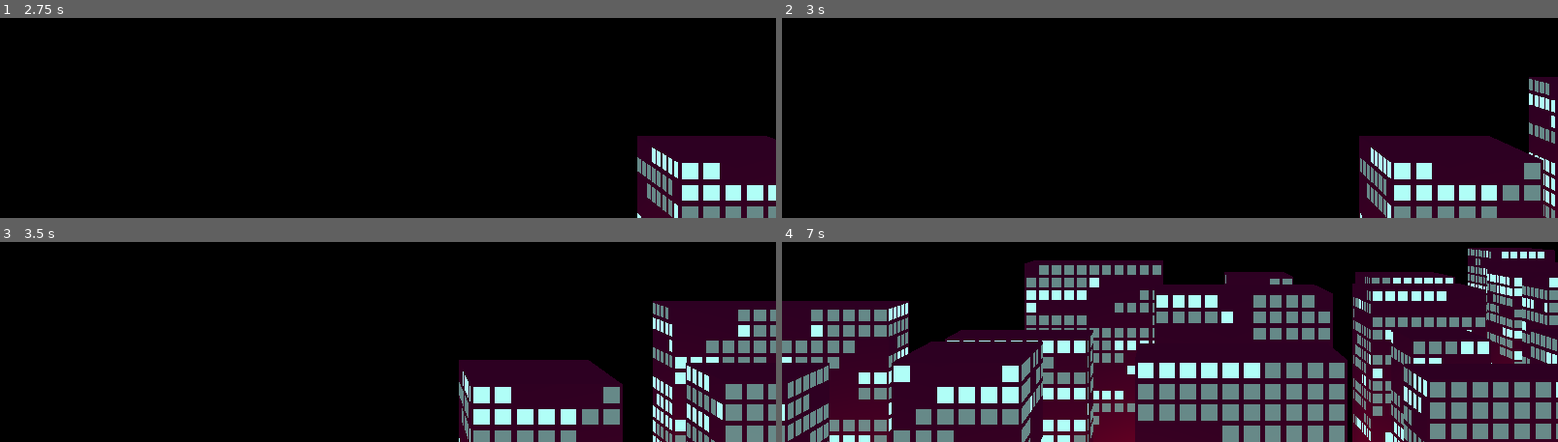
Above: before the commit, frames 1-4 (two rows, left to right).
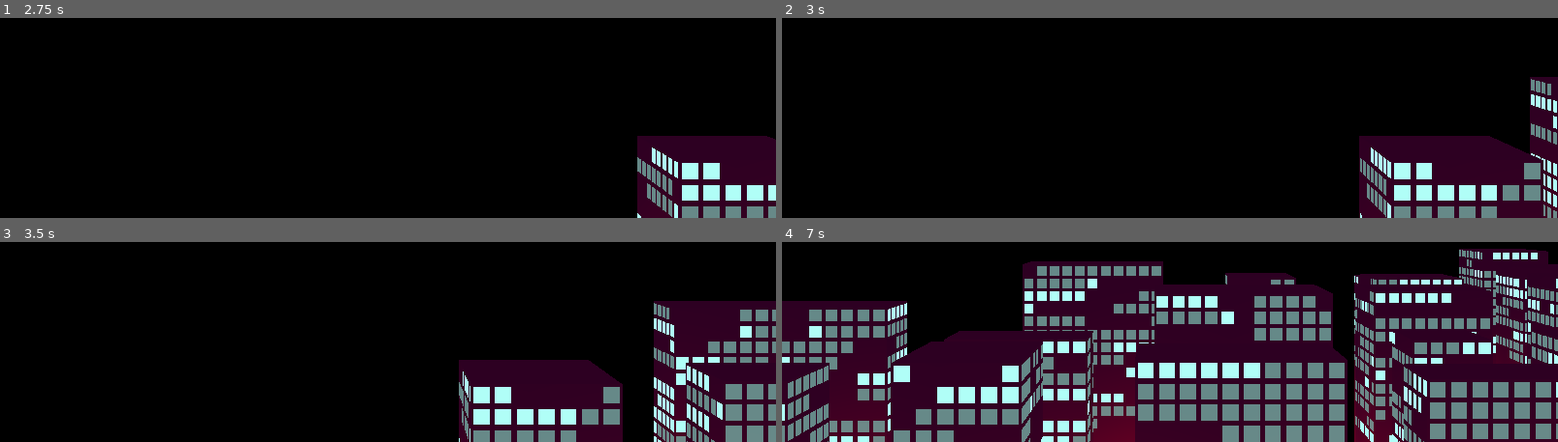
Above: after the commit, the same moments.

Repository: CluckeyMcCormick/ncg2
Game: Godot game, scene res://Main.tscn
The game is run twice, just before and just after one commit, with the same random seed, the same clock (stepped at 60 frames per second) and the same inputs.
Inputs:
- Up to frame 1 (2.75 s): tap Enter at 0.5, 2 s; tap Space at 1.25 s
- Up to frame 2 (3 s): no input
- Up to frame 3 (3.5 s): no input
- Up to frame 4 (7 s): no input

Frame 1 is identical in both runs. In frame 2, 0.6% of the frame differs, in the area x 96-100%, y 29-100%; in frame 3, 1.1%; in frame 4, 9.1%, in the area x 0-100%, y 2-100%.

Commit message:
Improve the debug meshes in SledLane
Previously, the debug mesh we created to demonstrate the properties of
each SledLane consisted of a singular, white, untextured block. The
block was effectively square, each side be equivalent to the max
possible hypotenuse of any possible building. The block was
arbitrarily set to be 5 tall.

This information was not useful. It really wasn't. I needed a way to
see the minimums and maximums. Heights, widths, depths, the whole of
it. And I needed a way to distinguish all the information.

So now there are three separate debug meshes. They are textured to
help gauge scale and are colored to help separate them. The tallest
shows maximum possible height and minimum width-depth. The next shows
minimum height and maximum width-depth. The final is a flat plane to
show the aformentioned hypotenuse-square. That represents the maximum
possible footprint for a building IF it is rotated.

With this visual information I was able to make much more informed
positioning decisions - I moved some of the lanes around and was happy
with the overall result.

Diff:
--- a/Main.tscn
+++ b/Main.tscn
@@ -1,10 +1,7 @@
-[gd_scene load_steps=4 format=2]
+[gd_scene load_steps=3 format=2]
 
 [ext_resource path="res://scrollers/SledLane.tscn" type="PackedScene" id=3]
 [ext_resource path="res://Main.gd" type="Script" id=4]
-
-[sub_resource type="PlaneMesh" id=1]
-size = Vector2( 20, 20 )
 
 [node name="Main" type="Spatial"]
 script = ExtResource( 4 )
@@ -27,7 +24,7 @@
 rotation_deviation = 0.0
 
 [node name="LaneTwo" parent="." instance=ExtResource( 3 )]
-transform = Transform( 1, 0, 0, 0, 1, 0, 0, 0, 1, 9.4, 0, -2.5 )
+transform = Transform( 1, 0, 0, 0, 1, 0, 0, 0, 1, 9.4, 0, -2.45 )
 width_max = 12
 depth_max = 10
 base_height_min = 8
@@ -37,7 +34,7 @@
 rotation_deviation = 0.0
 
 [node name="LaneThree" parent="." instance=ExtResource( 3 )]
-transform = Transform( 1, 0, 0, 0, 1, 0, 0, 0, 1, 11.8, 0, -5.1 )
+transform = Transform( 1, 0, 0, 0, 1, 0, 0, 0, 1, 11.8, 0, -4.9 )
 width_max = 12
 depth_max = 10
 base_height_min = 8
@@ -47,7 +44,7 @@
 rotation_deviation = 0.0
 
 [node name="LaneFour" parent="." instance=ExtResource( 3 )]
-transform = Transform( 1, 0, 0, 0, 1, 0, 0, 0, 1, 14.2, 0, -7.8 )
+transform = Transform( 1, 0, 0, 0, 1, 0, 0, 0, 1, 14.2, 0, -7.341 )
 width_max = 12
 depth_max = 10
 base_height_min = 8
@@ -57,7 +54,7 @@
 rotation_deviation = 0.0
 
 [node name="LaneFive" parent="." instance=ExtResource( 3 )]
-transform = Transform( 1, 0, 0, 0, 1, 0, 0, 0, 1, 16.9, 0, -10.3 )
+transform = Transform( 1, 0, 0, 0, 1, 0, 0, 0, 1, 16.6, 0, -9.8 )
 width_max = 12
 depth_max = 10
 base_height_min = 8
@@ -65,8 +62,3 @@
 tower_height_min = 12
 tower_height_max = 14
 rotation_deviation = 0.0
-
-[node name="MeshInstance2" type="MeshInstance" parent="."]
-transform = Transform( 1, 0, 0, 0, 1, 0, 0, 0, 1, 0, -0.1, 0 )
-mesh = SubResource( 1 )
-material/0 = null
--- a/scrollers/SledLane.gd
+++ b/scrollers/SledLane.gd
@@ -20,14 +20,14 @@
 export(int) var depth_max = 8 setget set_depth_max
 
 # What's the minimum length for a building's base, in this lane, on y?
-export(int) var base_height_min = 2
+export(int) var base_height_min = 2 setget set_base_height_min
 # What's the maximum length for a building's base, in this lane, on y?
-export(int) var base_height_max = 4
+export(int) var base_height_max = 4 setget set_base_height_max
 
 # What's the minimum length for a building in this lane on y?
-export(int) var tower_height_min = 4
+export(int) var tower_height_min = 4 setget set_tower_height_min
 # What's the maximum length for a building in this lane on y?
-export(int) var tower_height_max = 8
+export(int) var tower_height_max = 8 setget set_tower_height_max
 
 # What's the standard deviation for the rotation of any given building on a
 # sled? This is a "deviation" in the terms of a Gaussian Distribution, meaning
@@ -94,6 +94,26 @@
     if Engine.editor_hint:
         make_debug()
 
+func set_base_height_min(new_base_height):
+    base_height_min = new_base_height
+    if Engine.editor_hint:
+        make_debug()
+
+func set_base_height_max(new_base_height):
+    base_height_max = new_base_height
+    if Engine.editor_hint:
+        make_debug()
+
+func set_tower_height_min(new_tower_height):
+    tower_height_min = new_tower_height
+    if Engine.editor_hint:
+        make_debug()
+
+func set_tower_height_max(new_tower_height):
+    tower_height_max = new_tower_height
+    if Engine.editor_hint:
+        make_debug()
+
 # --------------------------------------------------------
 #
 # Build Functions
@@ -125,13 +145,27 @@
 
 func make_debug():
     # If we don't have a mesh to mess with, back out.
-    if not self.has_node("DebugMesh"):
+    if not self.has_node("Squish") or not self.has_node("Stretch") or not self.has_node("Footprint"):
         return
 
-    var width = (width_max * GlobalRef.WINDOW_UV_SIZE) * 10
-    var depth = (depth_max * GlobalRef.WINDOW_UV_SIZE) * 10
-    var c_squared = sqrt(pow(width, 2) + pow(depth, 2))
-    var maxed = max( max(width, depth), c_squared )
+    var min_width = (width_min * GlobalRef.WINDOW_UV_SIZE) * 10
+    var max_width = (width_max * GlobalRef.WINDOW_UV_SIZE) * 10
 
-    $DebugMesh.mesh = CubeMesh.new()
-    $DebugMesh.mesh.set_size( Vector3(maxed, 5, maxed) )
+    var min_depth = (depth_min * GlobalRef.WINDOW_UV_SIZE) * 10
+    var max_depth = (depth_max * GlobalRef.WINDOW_UV_SIZE) * 10
+
+    var min_height = ((base_height_min + tower_height_min) * GlobalRef.WINDOW_UV_SIZE) * 10
+    var max_height = ((base_height_max + tower_height_max) * GlobalRef.WINDOW_UV_SIZE) * 10
+
+    var c_squared = sqrt(pow(max_width, 2) + pow(max_depth, 2))
+
+    $Squish.mesh = CubeMesh.new()
+    $Squish.mesh.set_size( Vector3(max_width, min_height, max_depth) )
+    $Squish.translation.y = min_height / 2
+
+    $Stretch.mesh = CubeMesh.new()
+    $Stretch.mesh.set_size( Vector3(min_width, max_height, min_depth) )
+    $Stretch.translation.y = max_height / 2
+
+    $Footprint.mesh = PlaneMesh.new()
+    $Footprint.mesh.set_size( Vector2(c_squared, c_squared) )
--- a/scrollers/SledLane.tscn
+++ b/scrollers/SledLane.tscn
@@ -1,17 +1,50 @@
-[gd_scene load_steps=4 format=2]
+[gd_scene load_steps=9 format=2]
 
 [ext_resource path="res://scrollers/SledLane.gd" type="Script" id=1]
+[ext_resource path="res://util/checkerboard.png" type="Texture" id=2]
 
-[sub_resource type="CubeMesh" id=3]
-size = Vector3( 1.8815, 5, 1.8815 )
+[sub_resource type="CubeMesh" id=10]
+size = Vector3( 1.40625, 0.9375, 1.25 )
 
 [sub_resource type="SpatialMaterial" id=2]
 flags_unshaded = true
+albedo_color = Color( 0.945098, 0.0313726, 0.0313726, 1 )
+albedo_texture = ExtResource( 2 )
+uv1_scale = Vector3( 2, 2, 2 )
+uv1_triplanar = true
+
+[sub_resource type="CubeMesh" id=11]
+size = Vector3( 0.78125, 1.875, 0.625 )
+
+[sub_resource type="SpatialMaterial" id=5]
+flags_unshaded = true
+albedo_color = Color( 0.0705882, 0.819608, 0.87451, 1 )
+albedo_texture = ExtResource( 2 )
+uv1_scale = Vector3( 2, 2, 2 )
+uv1_triplanar = true
+
+[sub_resource type="PlaneMesh" id=12]
+size = Vector2( 1.8815, 1.8815 )
+
+[sub_resource type="SpatialMaterial" id=9]
+flags_unshaded = true
+albedo_texture = ExtResource( 2 )
+uv1_scale = Vector3( 2, 2, 2 )
+uv1_triplanar = true
 
 [node name="SledLane" type="Spatial"]
 script = ExtResource( 1 )
 
-[node name="DebugMesh" type="MeshInstance" parent="."]
-transform = Transform( 1, 0, 0, 0, 1, 0, 0, 0, 1, 0, 2.5, 0 )
-mesh = SubResource( 3 )
+[node name="Squish" type="MeshInstance" parent="."]
+transform = Transform( 1, 0, 0, 0, 1, 0, 0, 0, 1, 0, 0.46875, 0 )
+mesh = SubResource( 10 )
 material/0 = SubResource( 2 )
+
+[node name="Stretch" type="MeshInstance" parent="."]
+transform = Transform( 1, 0, 0, 0, 1, 0, 0, 0, 1, 0, 0.9375, 0 )
+mesh = SubResource( 11 )
+material/0 = SubResource( 5 )
+
+[node name="Footprint" type="MeshInstance" parent="."]
+mesh = SubResource( 12 )
+material/0 = SubResource( 9 )
Binary file added: util/checkerboard.png
Not shown, changed: util/checkerboard.png.import
